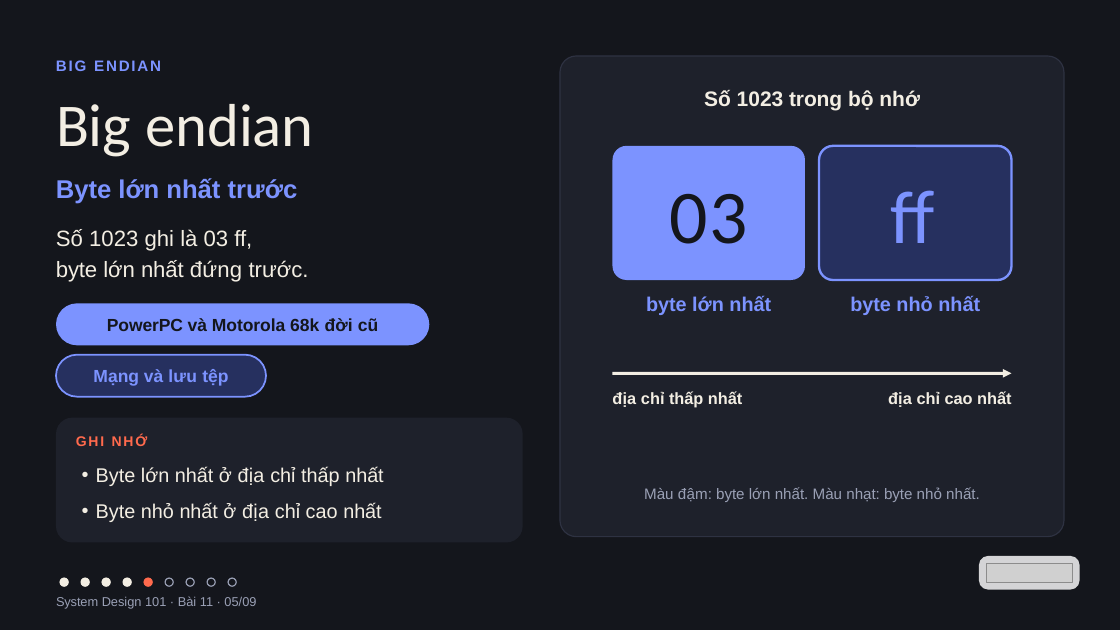
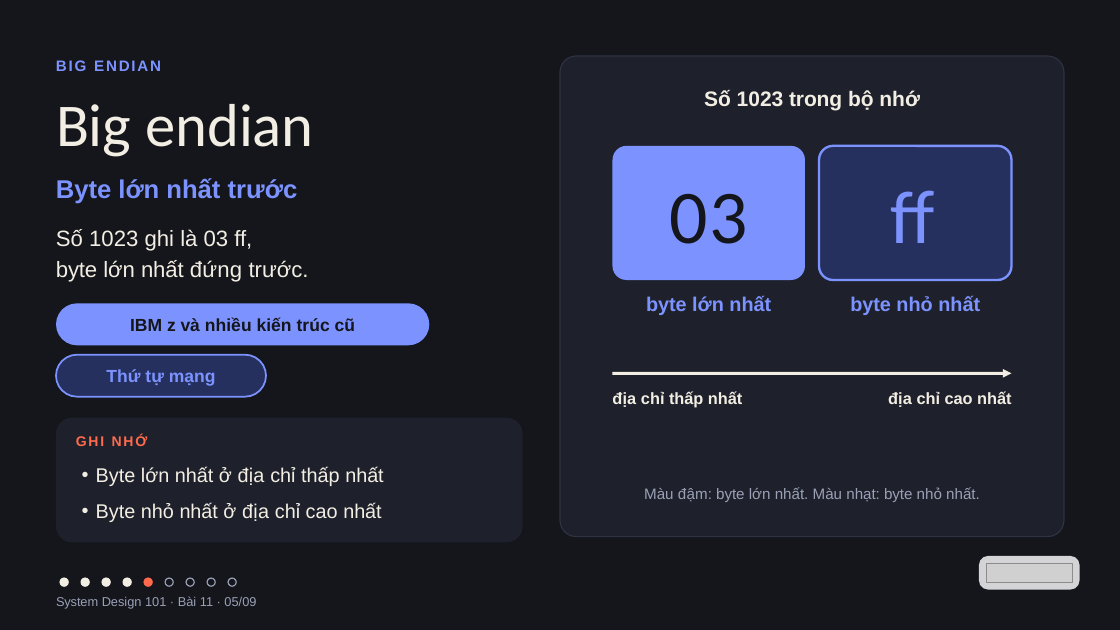
Before and after one commit to vohoailinh90/tool-marketing-studio, a slide deck: slide 5 of system-design-101/vi/lessons/sd-10-011/slides/sd-10-011.pptx. Drawn at 1120x630 pixels with LibreOffice and Linux fonts; fonts in the diff are those of the drawing; grey boxes stand for pictures. Boxes give left, top, right and bottom in pixels: in the first picture for what was removed or moved away, otherwise in the second. Text is boxed around its words. In the diff, an @@ line names an element or a change of style, - is before the commit and + after.

```diff
--- a/system-design-101/vi/lessons/sd-10-011/slides/sd-10-011.pptx
+++ b/system-design-101/vi/lessons/sd-10-011/slides/sd-10-011.pptx
@@ text in rounded rectangle at [130,317,355,331]: text changed @@
-PowerPC và Motorola 68k đời cũ
+IBM z và nhiều kiến trúc cũ
@@ text in rounded rectangle at [106,369,216,386]: text changed @@
-Mạng và lưu tệp
+Thứ tự mạng
```
Also in this commit, not shown: 3 other slides changed.
